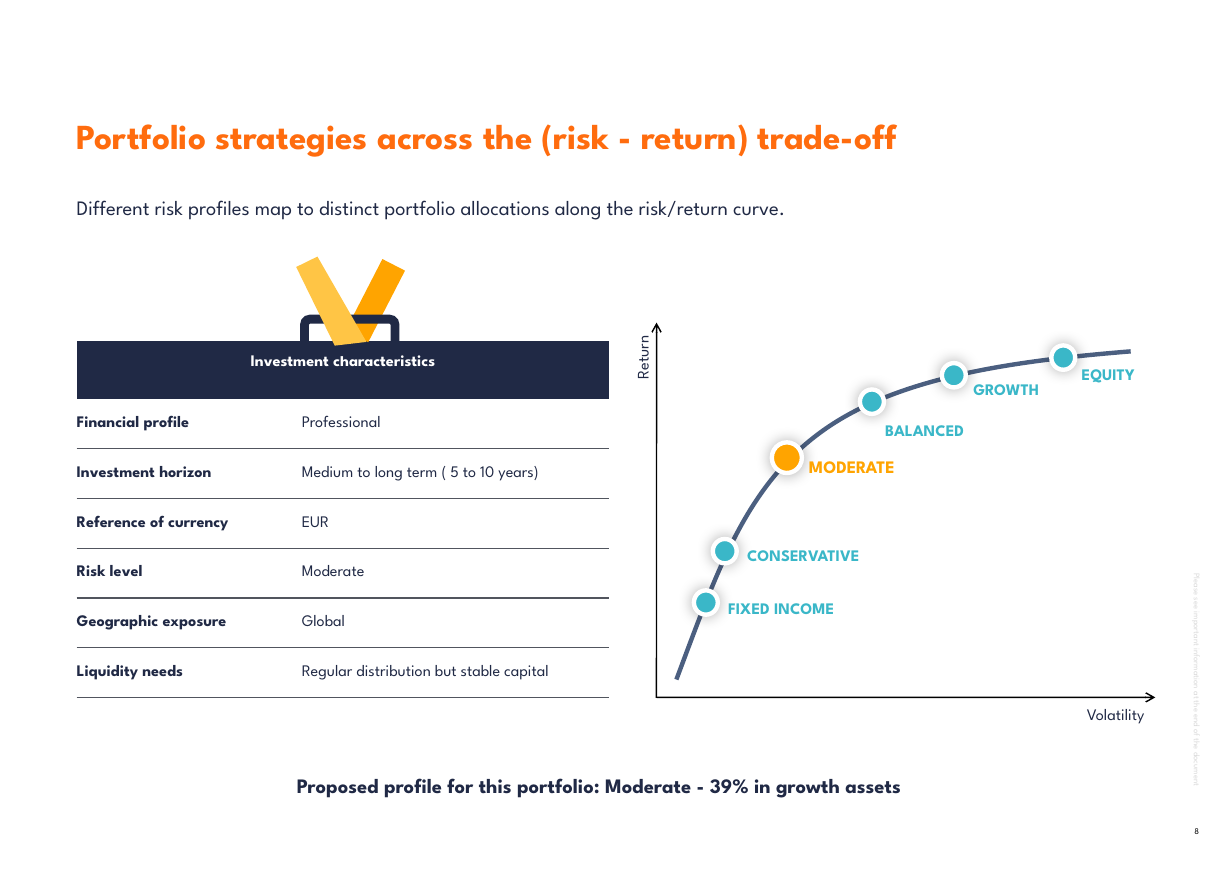
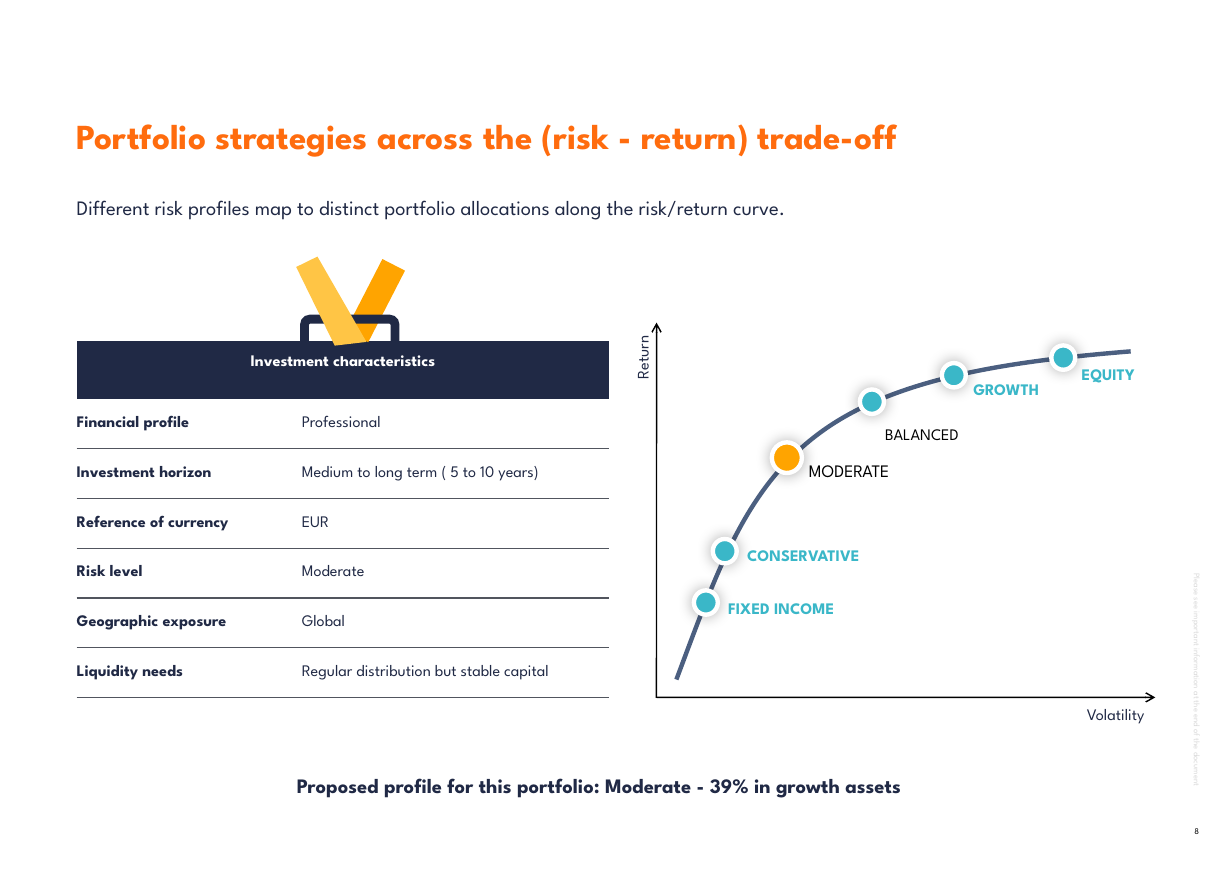
Before and after one commit to jb-db05/Investment_Proposal, a slide deck: slide 8 of investment-proposal-builder/assets/template.pptx. Drawn at 1232x871 pixels with LibreOffice and Linux fonts; fonts in the diff are those of the drawing; background and template pictures are left out. Boxes give left, top, right and bottom in pixels: in the first picture for what was removed or moved away, otherwise in the second. Text is boxed around its words. In the diff, an @@ line names an element or a change of style, - is before the commit and + after.

```diff
--- a/investment-proposal-builder/assets/template.pptx
+++ b/investment-proposal-builder/assets/template.pptx
@@ text "BALANCED" at (885,429,959,440): text colour #3AB7C8 to #000000, bold off; line spacing 0.8 to 1 @@
@@ text "MODERATE" at (809,465,889,478): text colour #FFA400 to #000000, bold off; line spacing 0.8 to 1 @@
```
Also in this commit, not shown: 1 other file.
